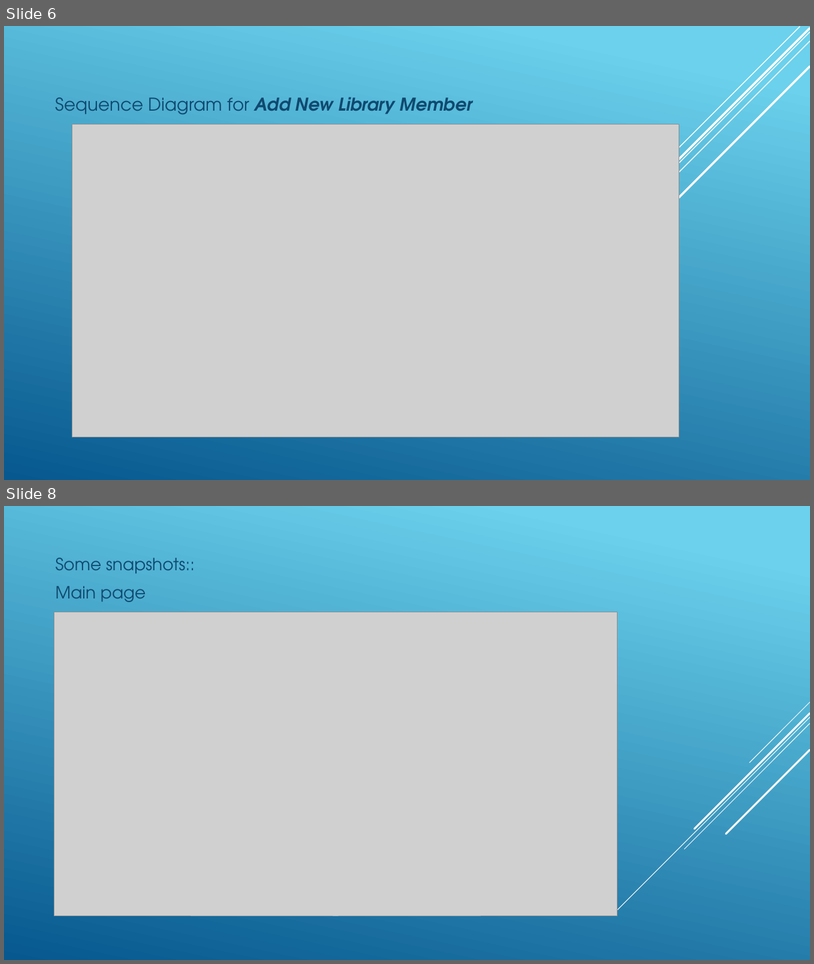
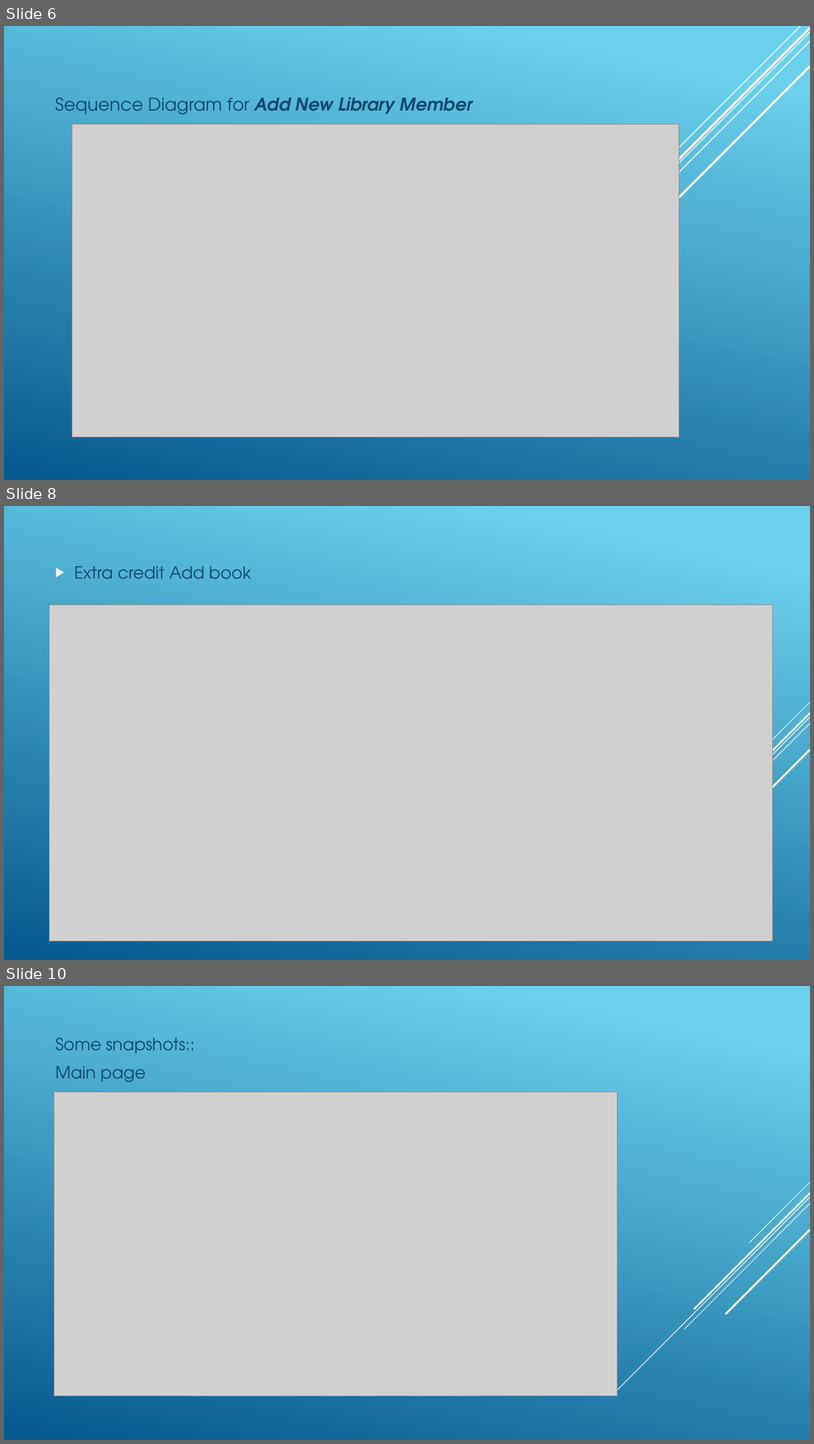
Before and after one commit to lokeshbhattarai/library-management-system, a slide deck: src/docs/slides.pptx. Shown one above the other, each under a label of ours: slides 6 and 8 before the commit, slides 6, 8 and 10 after it; the slides between them are not shown. The pictures are 814x964 and 814x1444 pixels, drawn with LibreOffice and Linux fonts; fonts in the diff are those of the drawing; grey boxes stand for pictures. Boxes give left, top, right and bottom in pixels: in the first picture for what was removed or moved away, otherwise in the second. Text is boxed around its words. In the diff, an @@ line names an element or a change of style, - is before the commit and + after.

```diff
--- a/src/docs/slides.pptx
+++ b/src/docs/slides.pptx
@@ slide 8 added at bbox=[4, 506, 810, 960], background gradient #6ED2EB to #06588E; not listed: 5 template elements that a slide beside it also shows @@
@@ text added at bbox=[74, 566, 251, 579], 20 pt, text #0F496F @@
+▶ Extra credit Add book
@@ picture added at bbox=[50, 604, 773, 941] @@
@@ what was slide 8 is now slide 10 @@
```
Also in this commit, not shown: 1 slide changed, 1 other slide added.
